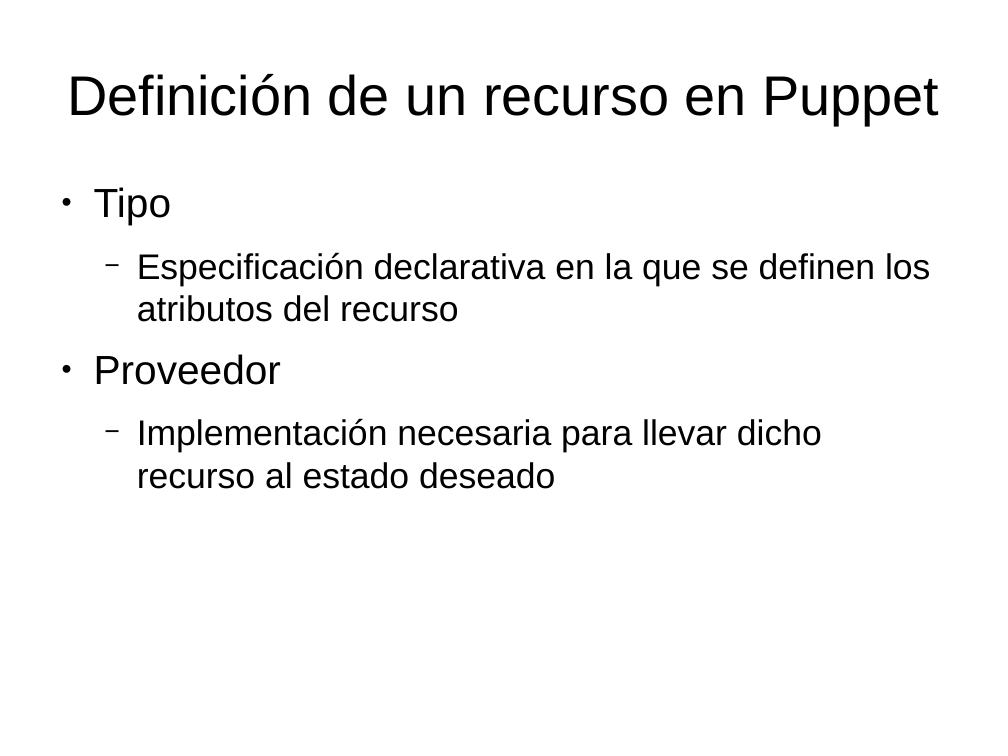
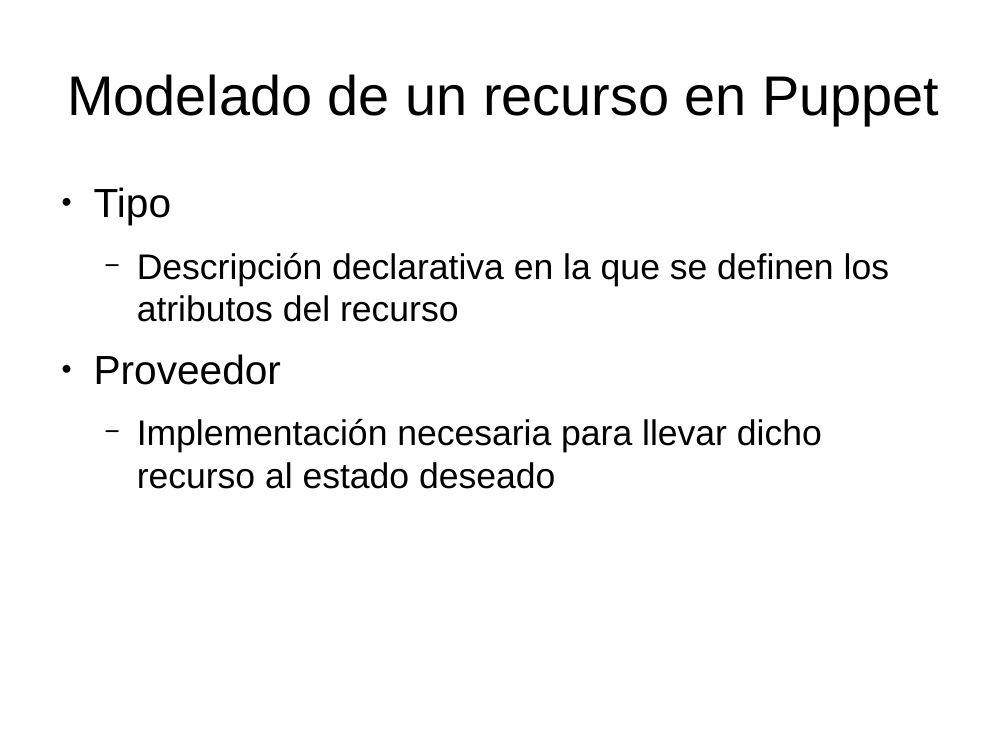
Before and after one commit to dcere/pfc, a slide deck: slide 9 of adm/presentacion/presentacion.odp. Drawn at 1008x756 pixels with LibreOffice and Linux fonts; fonts in the diff are those of the drawing. Boxes give left, top, right and bottom in pixels: in the first picture for what was removed or moved away, otherwise in the second. Text is boxed around its words. In the diff, an @@ line names an element or a change of style, - is before the commit and + after.

```diff
--- a/adm/presentacion/presentacion.odp
+++ b/adm/presentacion/presentacion.odp
@@ title at (67, 74, 939, 125): text changed @@
-Definición de un recurso en Puppet
+Modelado de un recurso en Puppet
@@ text at (137, 252, 889, 322): text changed @@
-  − Especificación declarativa en la que se definen los atributos del recurso
+  − Descripción declarativa en la que se definen los atributos del recurso
```
Also in this commit, not shown: 11 other slides changed, 1 slide removed, 1 other file.
